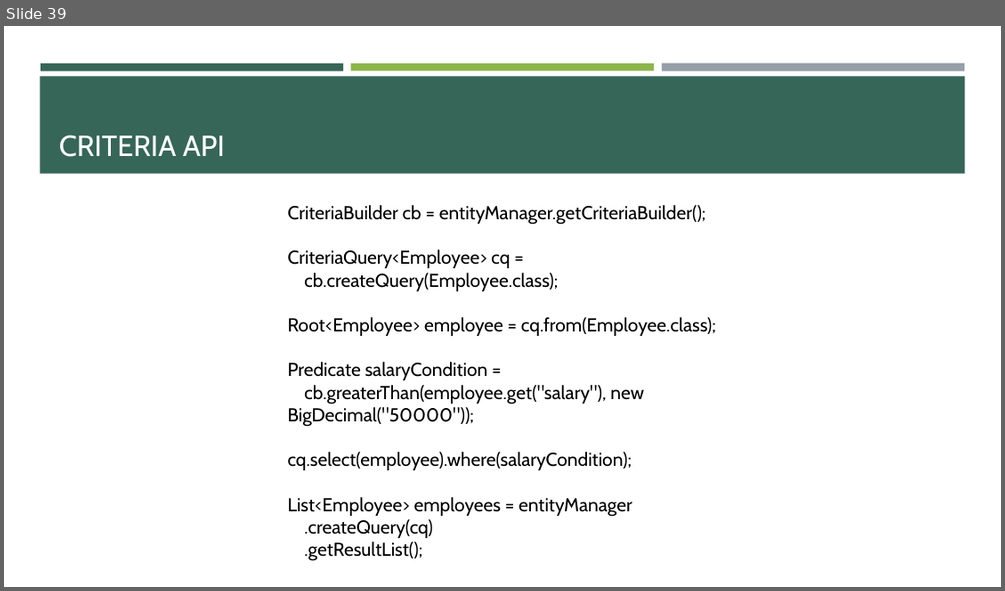
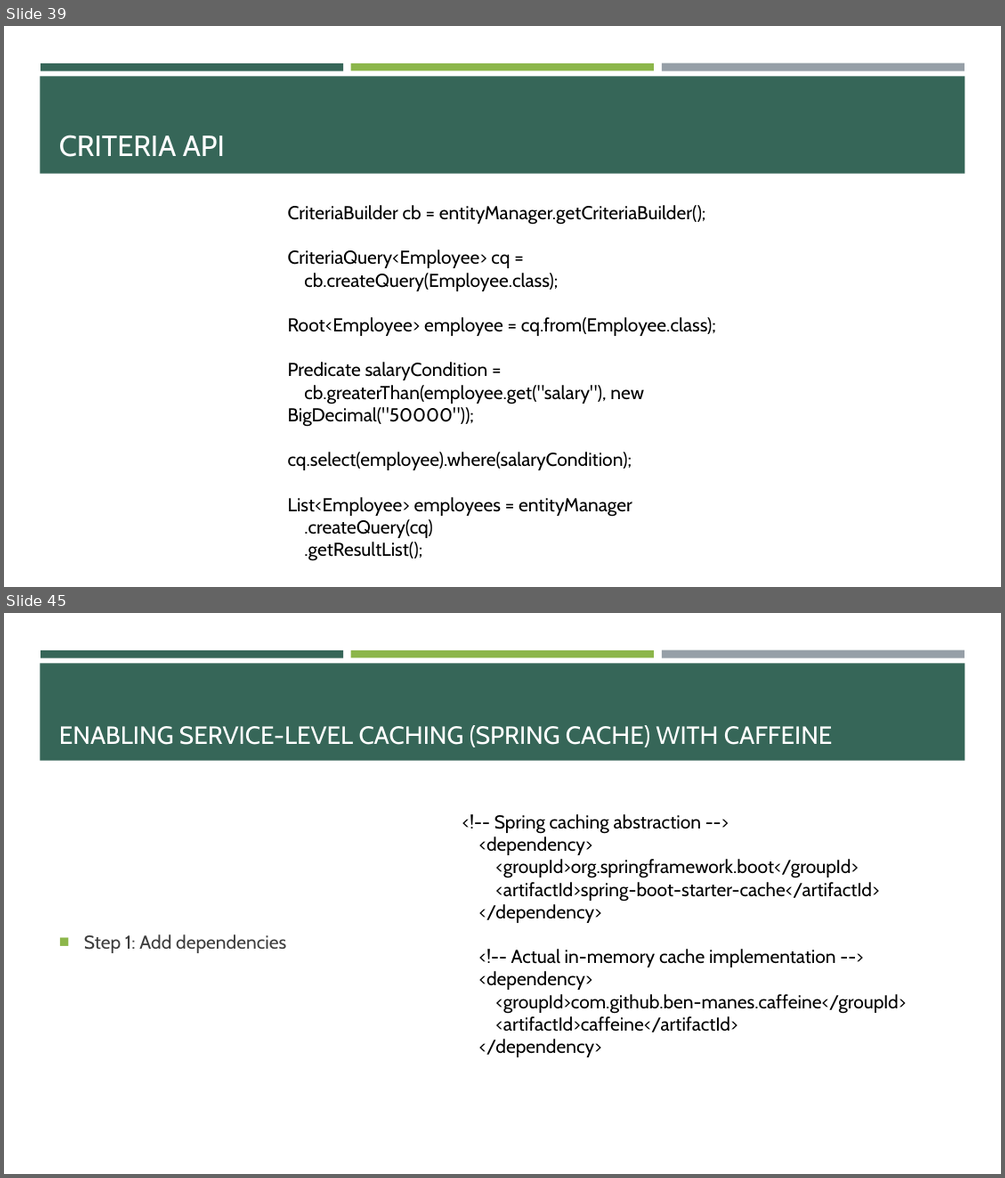
Before and after one commit to e-m-wilson/java-fs, a slide deck: Week_6/02_Hibernate_JPA_&_REST.pptx. Shown one above the other, each under a label of ours: slide 39 before the commit, slides 39 and 45 after it; the slides between them are not shown. The pictures are 1005x591 and 1005x1178 pixels, drawn with LibreOffice and Linux fonts; fonts in the diff are those of the drawing. Boxes give left, top, right and bottom in pixels: in the first picture for what was removed or moved away, otherwise in the second. Text is boxed around its words. In the diff, an @@ line names an element or a change of style, - is before the commit and + after.

```diff
--- a/Week_6/02_Hibernate_JPA_&_REST.pptx
+++ b/Week_6/02_Hibernate_JPA_&_REST.pptx
@@ slide 45 added at [4,613,1001,1174], background #FFFFFF; not listed: 4 template elements that a slide beside it also shows @@
@@ title added at [59,725,833,747], 24 pt, text #FFFFFF @@
+ENABLING SERVICE-LEVEL CACHING (SPRING CACHE) WITH CAFFEINE
@@ text added at [479,814,906,1057], 18 pt, text #000000 @@
+<!-- Spring caching abstraction -->
+<dependency>
+<groupId>org.springframework.boot</groupId>
+<artifactId>spring-boot-starter-cache</artifactId>
+</dependency>
+<!-- Actual in-memory cache implementation -->
+<dependency>
+<groupId>com.github.ben-manes.caffeine</groupId>
+<artifactId>caffeine</artifactId>
+</dependency>
@@ text added at [84,934,286,953], 18 pt, text #3D3D3D @@
+■ Step 1: Add dependencies
```
Also in this commit, not shown: 9 other slides added, 30 other files.
